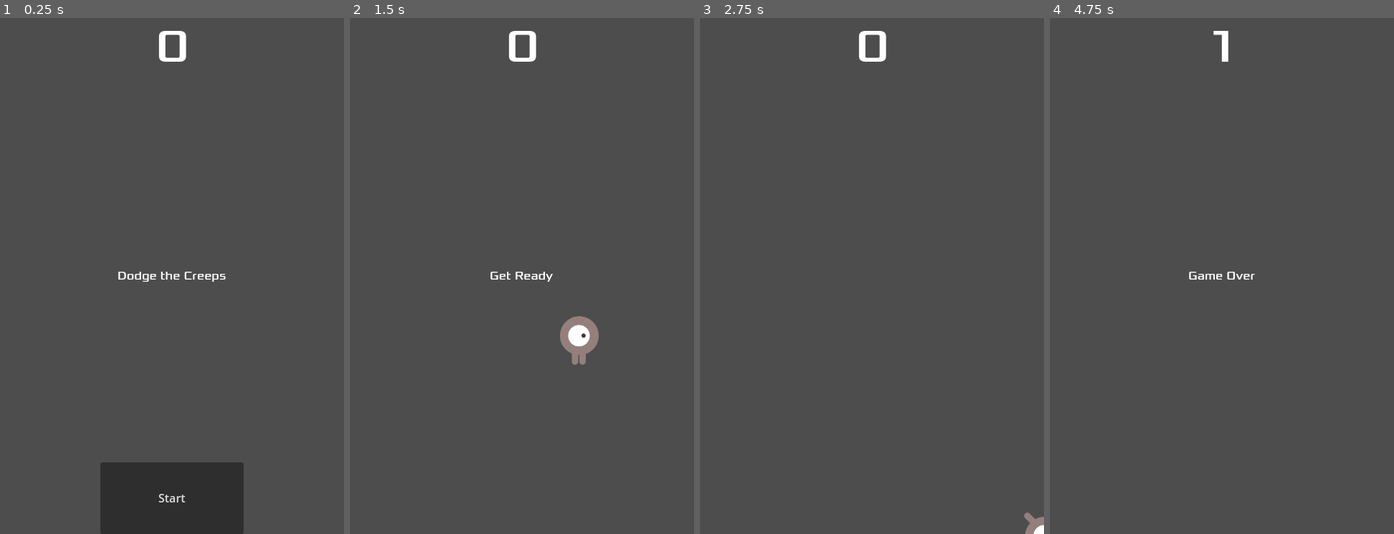
Above: before the commit, frames 1-4 (left to right).
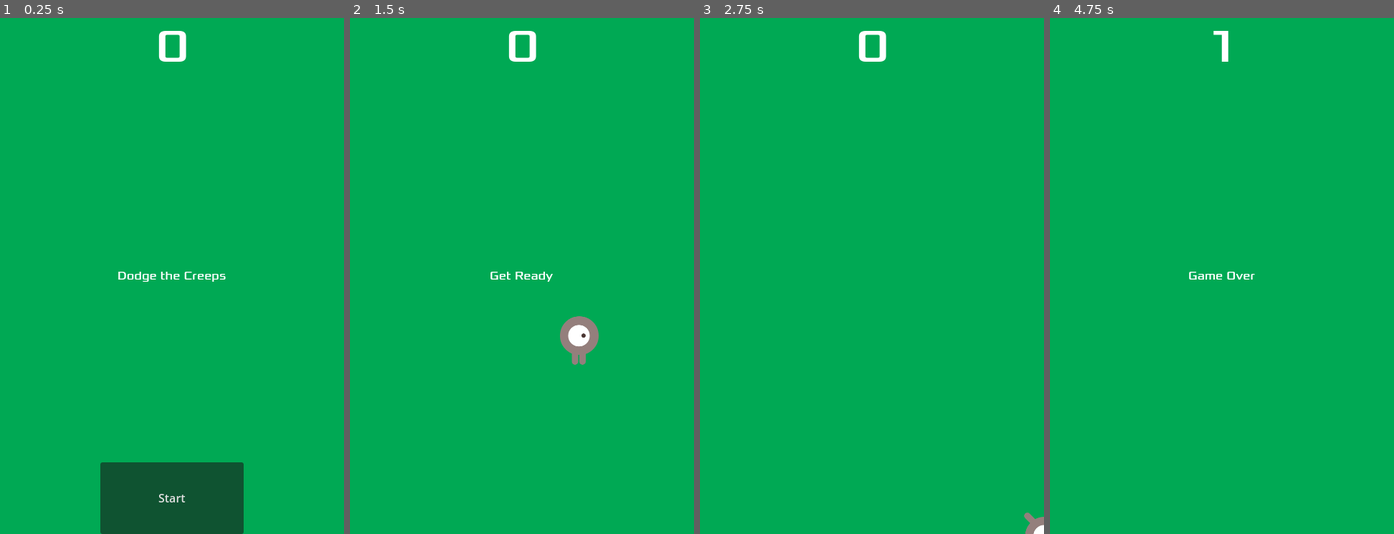
Above: after the commit, the same moments.

Repository: Contrastellar/godot-dodge-creeps
Game: Godot game, scene res://Main.tscn
Same seed, same stepped clock (60 frames per second), same inputs: the game is played once before the commit and once after it.
Inputs:
- Up to frame 1 (0.25 s): no input
- Up to frame 2 (1.5 s): click "Start" at 0.5 s; tap Enter at 1.25 s; hold Right (move_right) from 1.28 s (still down)
- Up to frame 3 (2.75 s): release Right (move_right) at 2.03 s; hold Down (move_down) from 2.03 s (still down)
- Up to frame 4 (4.75 s): release Down (move_down) at 2.78 s; hold Right (move_right) 2.78-3.53 s; hold Up (move_up) 3.53-4.28 s; hold Left (move_left) from 4.28 s (still down)

The runs differ from the first frame. In frame 1, 100% of the frame differs, in the area x 0-100%, y 0-100%; in frame 2, 99%; in frame 3, 100%; in frame 4, 100%.

Commit message:
Hit the end of the tutorial

Diff:
--- a/Main.gd
+++ b/Main.gd
@@ -23,6 +23,7 @@
 
 func new_game():
 	print("new_game called")
+	get_tree().call_group("mobs", "queue_free")
 	$HUD.update_score(score)
 	$HUD.show_message("Get Ready")
 	score = 0
--- a/Main.tscn
+++ b/Main.tscn
@@ -14,6 +14,14 @@
 [node name="Main" type="Node"]
 script = ExtResource("1_ifv6c")
 mob_scene = ExtResource("2_viuuu")
+
+[node name="Background" type="ColorRect" parent="."]
+anchors_preset = 15
+anchor_right = 1.0
+anchor_bottom = 1.0
+grow_horizontal = 2
+grow_vertical = 2
+color = Color(0, 0.662745, 0.329412, 1)
 
 [node name="Player" parent="." instance=ExtResource("3_i55qq")]
 
